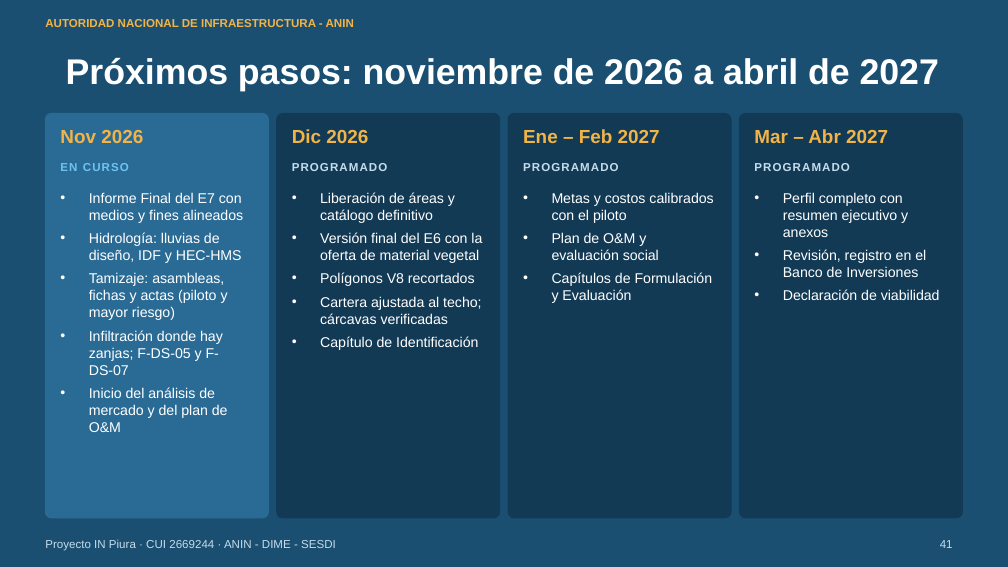
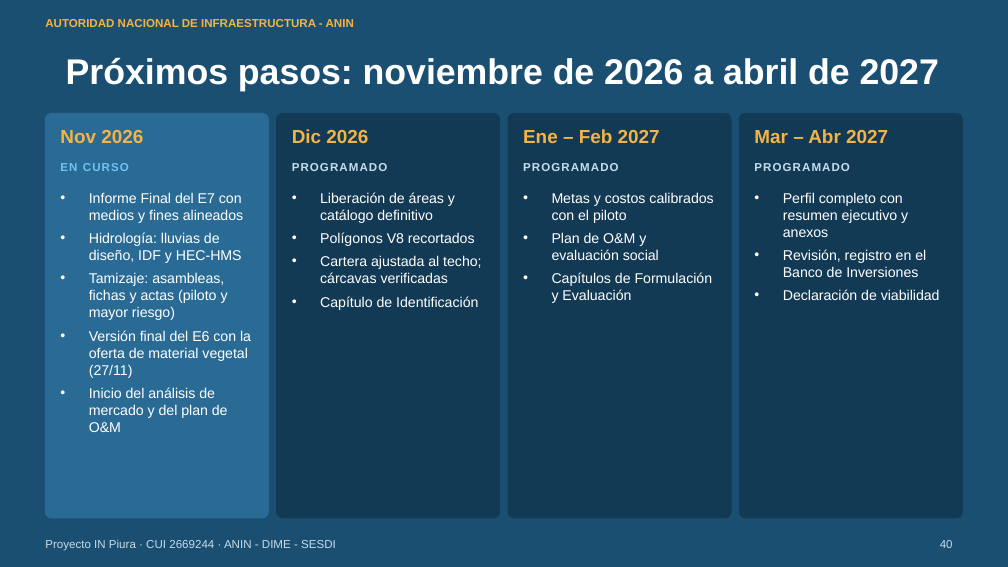
Before and after one commit to salomoncahuas-tech/Salomon1969, a slide deck: slide 40 of presentaciones/avance_perfil_sesdi_2026-11-03/Avance_Perfil_IN_Piura_SESDI_03_noviembre.pptx (slide 41 before the commit). Drawn at 1008x567 pixels with LibreOffice and Linux fonts; fonts in the diff are those of the drawing. Boxes give left, top, right and bottom in pixels: in the first picture for what was removed or moved away, otherwise in the second. Text is boxed around its words. In the diff, an @@ line names an element or a change of style, - is before the commit and + after.

```diff
--- a/presentaciones/avance_perfil_sesdi_2026-11-03/Avance_Perfil_IN_Piura_SESDI_03_noviembre.pptx
+++ b/presentaciones/avance_perfil_sesdi_2026-11-03/Avance_Perfil_IN_Piura_SESDI_03_noviembre.pptx
@@ text at [320,232,482,263]: paragraph removed @@
-• Versión final del E6 con la oferta de material vegetal
@@ text at [89,330,251,378]: text changed @@
-• Infiltración donde hay zanjas; F-DS-05 y F-DS-07
+• Versión final del E6 con la oferta de material vegetal (27/11)
@@ page number at [940,540,953,548]: text changed @@
-41
+40
```
Also in this commit, not shown: 6 other slides changed, 1 slide removed, 3 other files.
